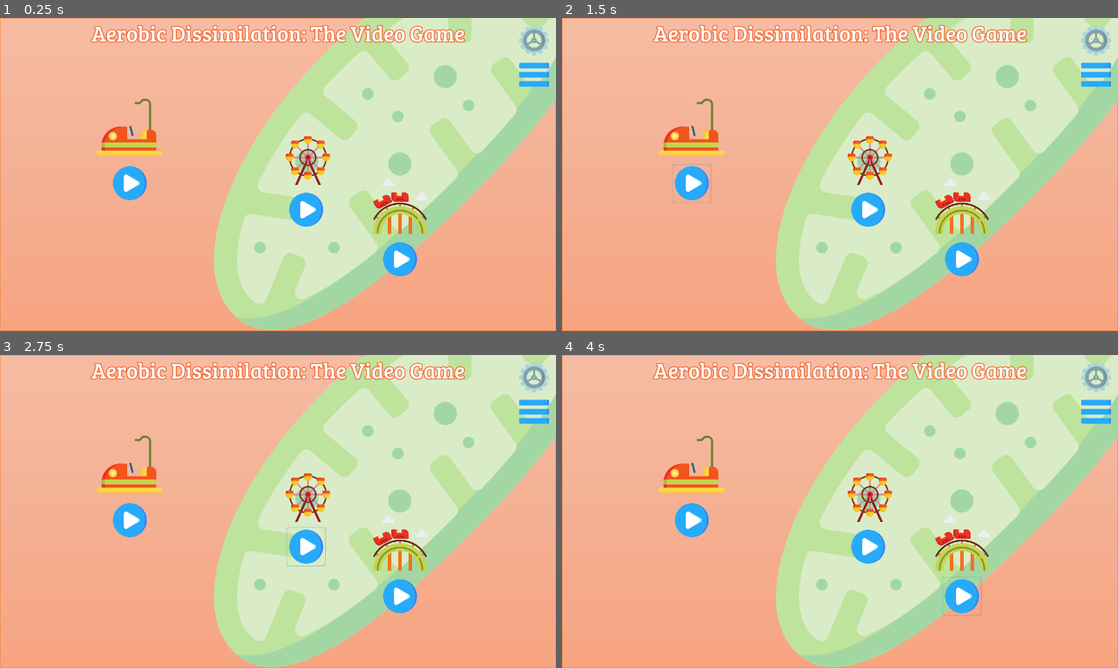
Above: before the commit, frames 1-4 (two rows, left to right).
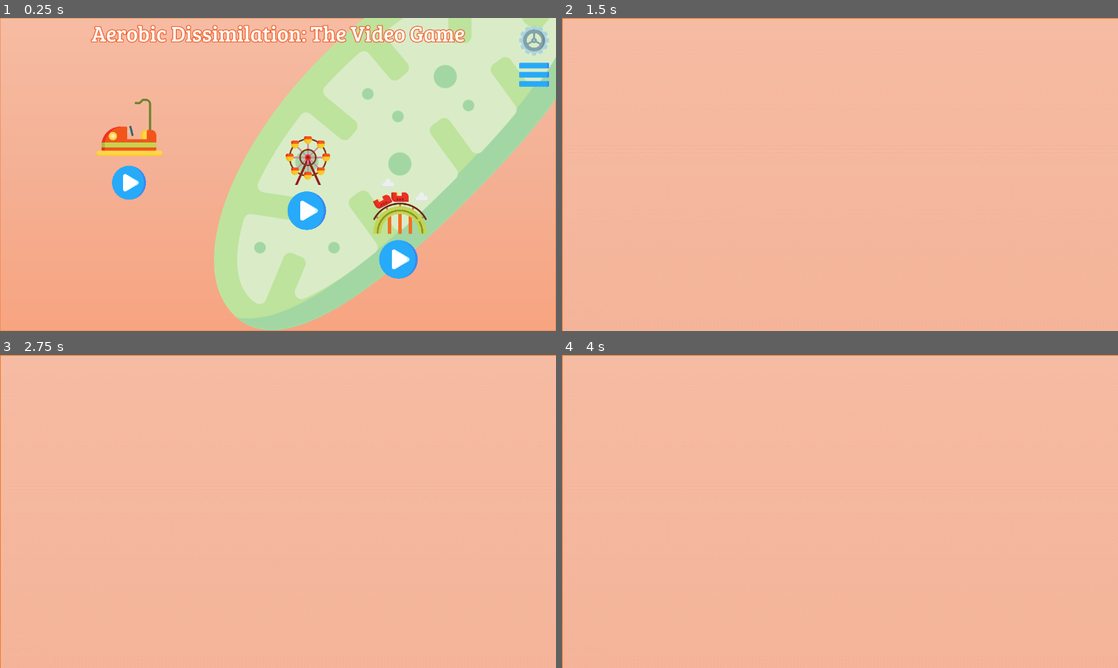
Above: after the commit, the same moments.

Repository: JJWRoeloffs/AerobicDissimilationGame
Game: Godot game, scene res://src/scenes/Main.tscn
Same seed, same stepped clock (60 frames per second), same inputs: the game is played once before the commit and once after it.
Inputs (mouse positions are in pixels of both pictures, inside the frame that each line leads up to):
- Up to frame 1 (0.25 s): no input
- Up to frame 2 (1.5 s): click (689, 183) at 0.5 s; click (689, 183) at 1.27 s
- Up to frame 3 (2.75 s): click (305, 545) at 2.02 s
- Up to frame 4 (4 s): click (867, 545) at 2.77 s; click (962, 596) at 3.52 s

The runs differ from the first frame. In frame 1, 0.6% of the frame differs, in the area x 20-76%, y 47-84%; in frame 2, 46%, in the area x 0-100%, y 0-100%; in frame 3, 46%; in frame 4, 46%.

Commit message:
play buttons can now change the scenes

Diff:
--- /dev/null
+++ b/src/buttons/PlayButton.gd
@@ -0,0 +1,13 @@
+tool
+extends Button
+
+export(String, FILE) var next_scene_path: = ""
+
+func _on_button_up() -> void:
+    get_tree().change_scene(next_scene_path)
+
+func _get_configuration_warning() -> String:
+    if next_scene_path == "":
+        return "next_scene_path has to be set for button to work"
+    else:
+        return ""
--- /dev/null
+++ b/src/buttons/PlayButton.tscn
@@ -0,0 +1,24 @@
+[gd_scene load_steps=3 format=2]
+
+[ext_resource path="res://src/buttons/PlayButton.gd" type="Script" id=1]
+[ext_resource path="res://assets/images/play.png" type="Texture" id=2]
+
+[node name="PlayButton" type="Button"]
+anchor_left = 0.465
+anchor_top = 0.437
+anchor_right = 0.535
+anchor_bottom = 0.562
+margin_left = -0.200073
+margin_top = 0.359985
+margin_right = 0.199951
+margin_bottom = 0.359985
+icon = ExtResource( 2 )
+flat = true
+icon_align = 1
+expand_icon = true
+script = ExtResource( 1 )
+__meta__ = {
+"_edit_use_anchors_": true
+}
+
+[connection signal="button_up" from="." to="." method="_on_button_up"]
--- a/src/buttons/PlayButton1.gd
+++ b/src/buttons/PlayButton1.gd
@@ -1,6 +1,6 @@
 extends Button
 
-export(String, FILE) var next_scene_path = ""
+export(String, FILE) var next_scene_path: = ""
 
 func _on_button_up() -> void:
     get_tree().change_scene(next_scene_path)
--- /dev/null
+++ b/src/scenes/citric_acid_cycle/start_citric_acid_cycle.tscn
@@ -0,0 +1,3 @@
+[gd_scene format=2]
+
+[node name="citric_acid_cycle" type="Node2D"]
--- a/src/scenes/menu/CellMap.tscn
+++ b/src/scenes/menu/CellMap.tscn
@@ -1,11 +1,10 @@
-[gd_scene load_steps=7 format=2]
+[gd_scene load_steps=6 format=2]
 
 [ext_resource path="res://assets/images/cell_map_background.png" type="Texture" id=1]
 [ext_resource path="res://assets/images/menu.png" type="Texture" id=2]
 [ext_resource path="res://assets/images/settings.png" type="Texture" id=3]
 [ext_resource path="res://assets/fonts/aerobic_dissimilation_theme.tres" type="Theme" id=4]
-[ext_resource path="res://src/buttons/PlayButton1.gd" type="Script" id=5]
-[ext_resource path="res://assets/images/play.png" type="Texture" id=6]
+[ext_resource path="res://src/buttons/PlayButton.tscn" type="PackedScene" id=5]
 
 [node name="CellMap" type="Control"]
 margin_right = 1280.0
@@ -65,50 +64,23 @@
 "_edit_use_anchors_": true
 }
 
-[node name="PlayButton1" type="Button" parent="."]
-anchor_left = 0.198437
-anchor_top = 0.466667
-anchor_right = 0.276688
-anchor_bottom = 0.605667
-margin_right = -10.16
-margin_bottom = -10.08
-icon = ExtResource( 6 )
-flat = true
-icon_align = 1
-expand_icon = true
-script = ExtResource( 5 )
-__meta__ = {
-"_edit_use_anchors_": true
-}
+[node name="PlayButton1" parent="." instance=ExtResource( 5 )]
+anchor_left = 0.197031
+anchor_top = 0.464778
+anchor_right = 0.267031
+anchor_bottom = 0.589778
+next_scene_path = "res://src/scenes/glycolysis/start_glycolysis.tscn"
 
-[node name="PlayButton2" type="Button" parent="."]
-anchor_left = 0.515625
-anchor_top = 0.55
-anchor_right = 0.593875
-anchor_bottom = 0.689
-margin_right = -10.16
-margin_bottom = -10.08
-icon = ExtResource( 6 )
-flat = true
-icon_align = 1
-expand_icon = true
-__meta__ = {
-"_edit_use_anchors_": true
-}
+[node name="PlayButton2" parent="." instance=ExtResource( 5 )]
+anchor_left = 0.512656
+anchor_top = 0.546722
+anchor_right = 0.590907
+anchor_bottom = 0.685722
+next_scene_path = "res://src/scenes/citric_acid_cycle/start_citric_acid_cycle.tscn"
 
-[node name="PlayButton3" type="Button" parent="."]
-anchor_left = 0.684375
-anchor_top = 0.708333
-anchor_right = 0.762625
-anchor_bottom = 0.847333
-margin_right = -10.16
-margin_bottom = -10.08
-icon = ExtResource( 6 )
-flat = true
-icon_align = 1
-expand_icon = true
-__meta__ = {
-"_edit_use_anchors_": true
-}
-
-[connection signal="button_up" from="PlayButton1" to="PlayButton1" method="_on_button_up"]
+[node name="PlayButton3" parent="." instance=ExtResource( 5 )]
+anchor_left = 0.6775
+anchor_top = 0.702278
+anchor_right = 0.755751
+anchor_bottom = 0.841278
+next_scene_path = "res://src/scenes/oxidative_phosphorilation/start_ox_phor.tscn"
--- /dev/null
+++ b/src/scenes/oxidative_phosphorilation/start_ox_phor.tscn
@@ -0,0 +1,3 @@
+[gd_scene format=2]
+
+[node name="OxidativePhosphorilation" type="Node2D"]
